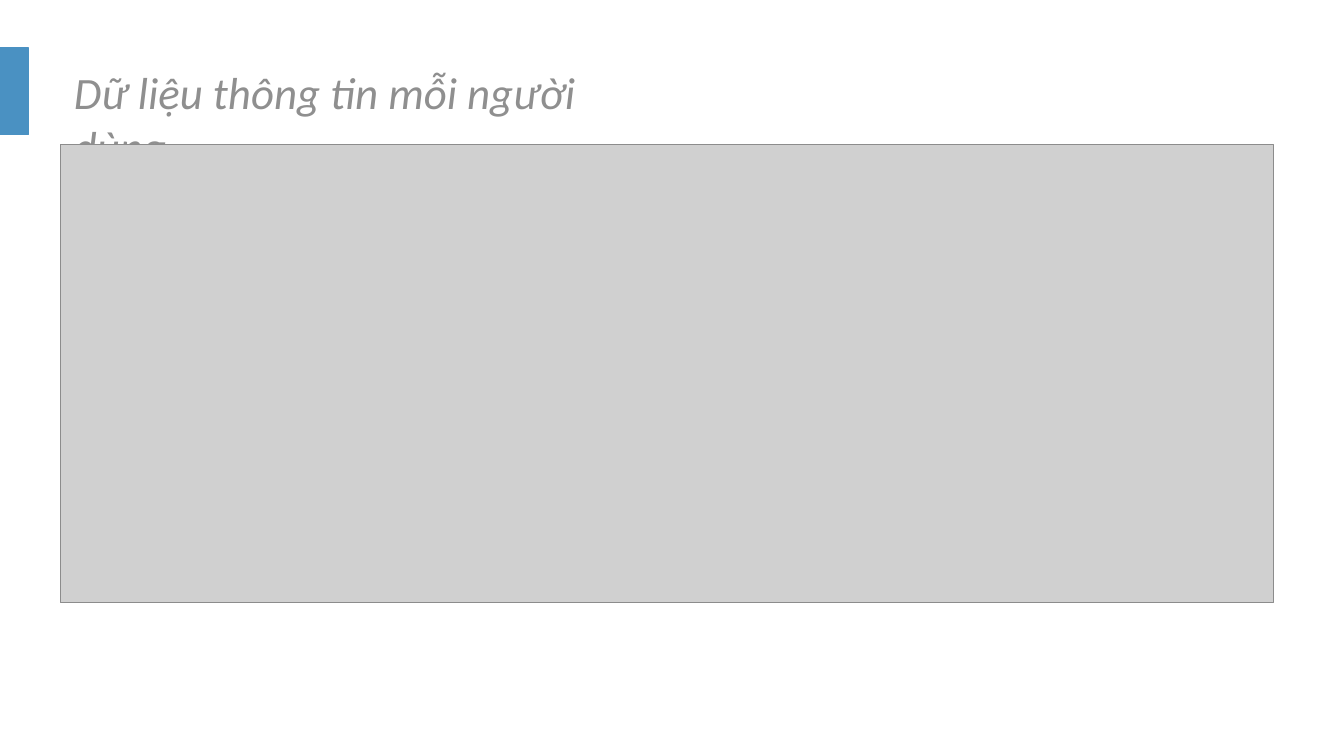
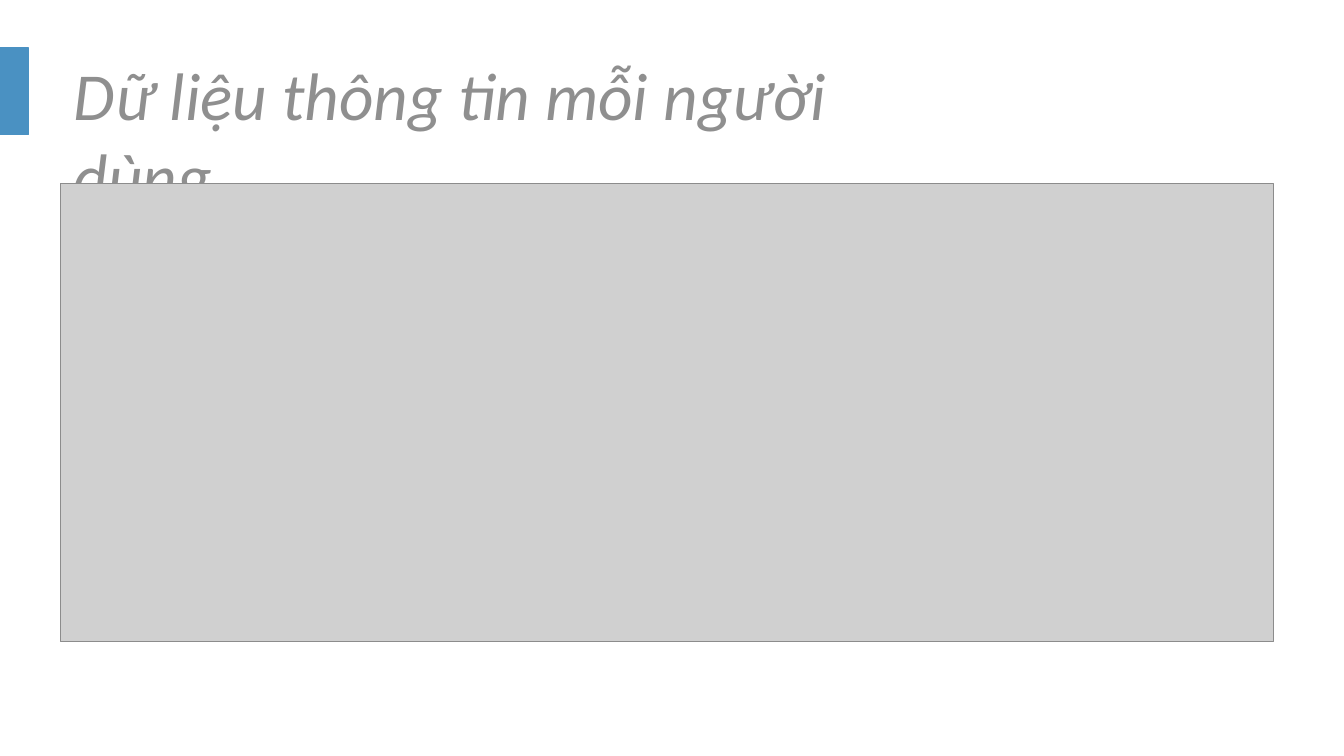
Before and after one commit to yuyuvn/OOP-Learning-English, a slide deck: slide 20 of documents/SlidebaocaoOOT.pptx. Drawn at 1344x756 pixels with LibreOffice and Linux fonts; fonts in the diff are those of the drawing; grey boxes stand for pictures. Boxes give left, top, right and bottom in pixels: in the first picture for what was removed or moved away, otherwise in the second. Text is boxed around its words. In the diff, an @@ line names an element or a change of style, - is before the commit and + after.

```diff
--- a/documents/SlidebaocaoOOT.pptx
+++ b/documents/SlidebaocaoOOT.pptx
@@ text "Dữ liệu thông tin mỗi ...": place and size @@
-text "Dữ liệu thông tin mỗi ..." at (74, 72, 575, 145)
+text "Dữ liệu thông tin mỗi ..." at (74, 65, 826, 184)
@@ text "Dữ liệu thông tin mỗi ..." at (74, 65, 826, 184): size 32 to 48 pt @@
@@ picture: place and size @@
-picture at (60, 144, 1274, 602)
+picture at (60, 184, 1274, 641)
```
Also in this commit, not shown: 3 other slides changed, 1 other file.
